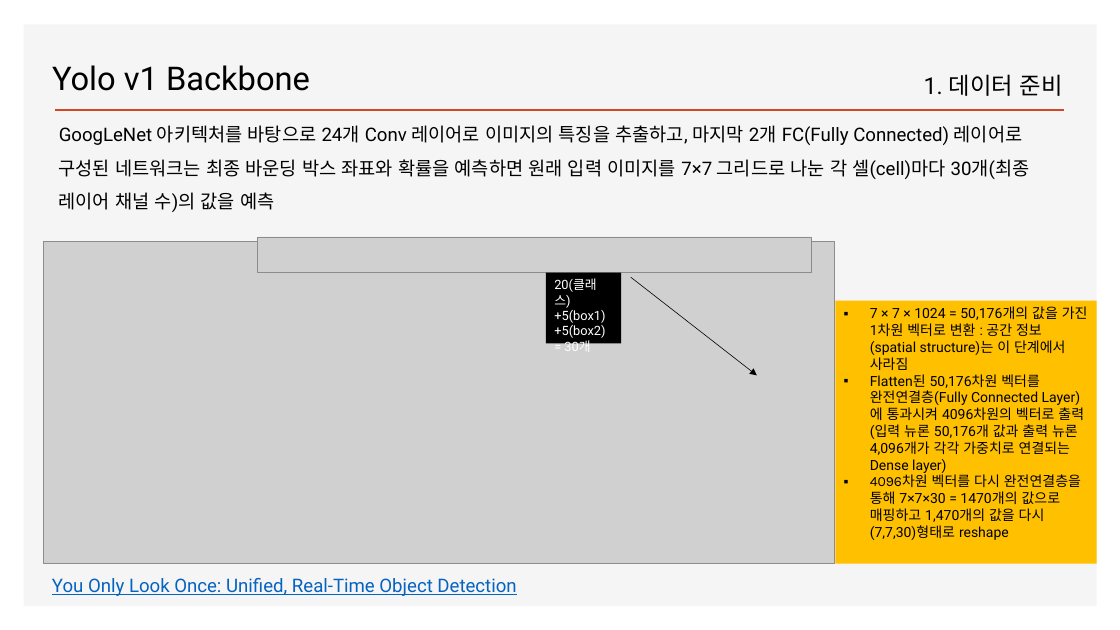
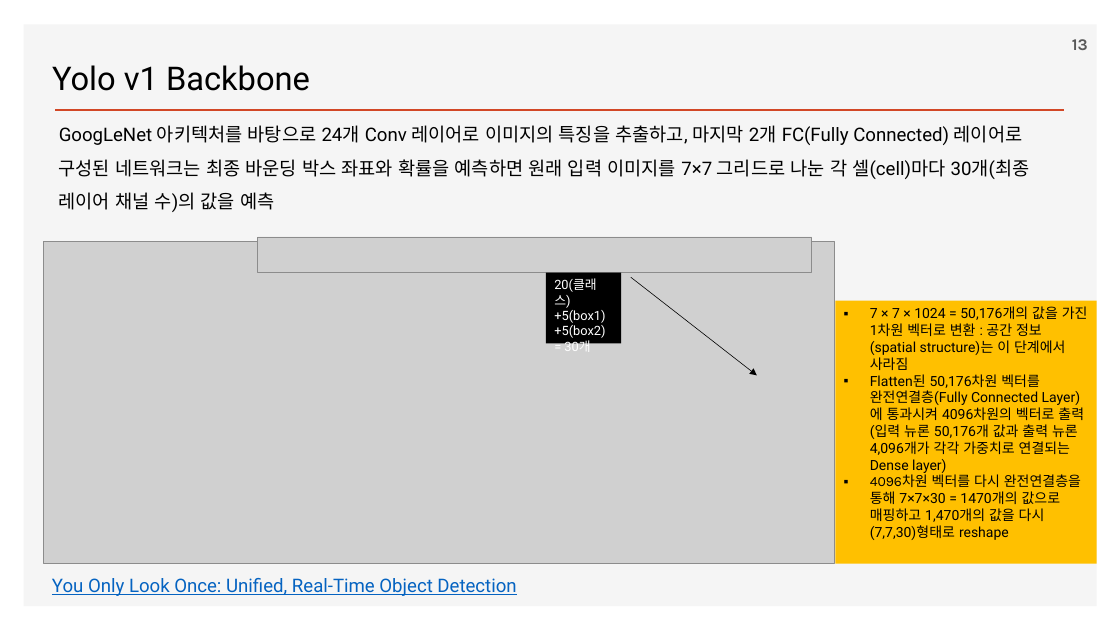
Before and after one commit to ancestor9/2026_Fall_Deep-Learning-with-Python, a slide deck: slide 13 of Chapter 12 Object detection.pptx (slide 12 before the commit). Drawn at 1120x630 pixels with LibreOffice and Linux fonts; fonts in the diff are those of the drawing; grey boxes stand for pictures; background and template pictures are left out. Boxes give left, top, right and bottom in pixels: in the first picture for what was removed or moved away, otherwise in the second. Text is boxed around its words. In the diff, an @@ line names an element or a change of style, - is before the commit and + after.

```diff
--- a/Chapter 12 Object detection.pptx
+++ b/Chapter 12 Object detection.pptx
@@ page number added at [1072, 39, 1088, 50], 14 pt, text #595959, bold @@
+13
@@ text removed at [924, 74, 1063, 96] @@
-1. 데이터 준비
```
Also in this commit, not shown: 29 other slides changed, 3 slides added, 2 slides removed.
